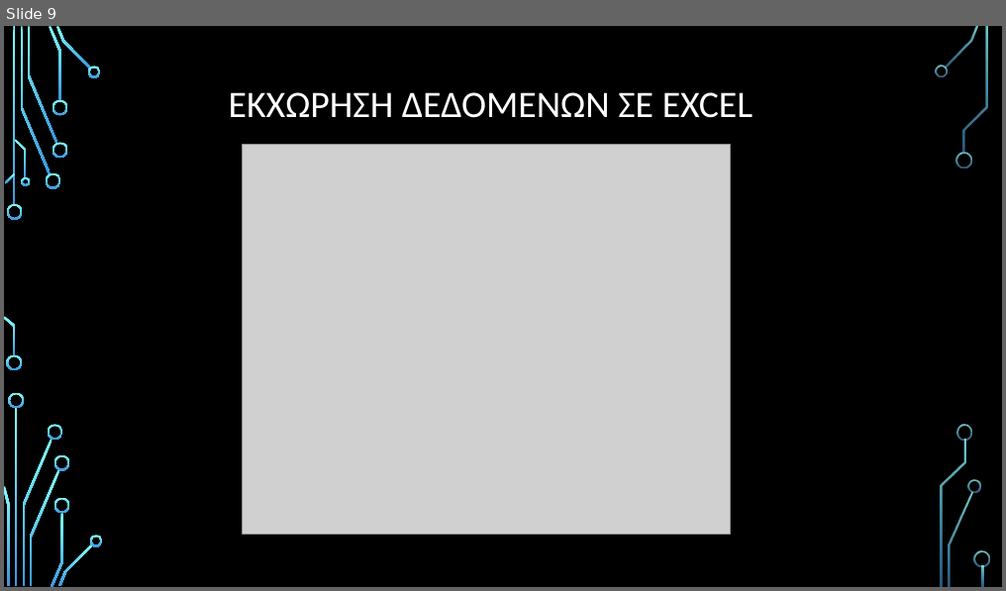
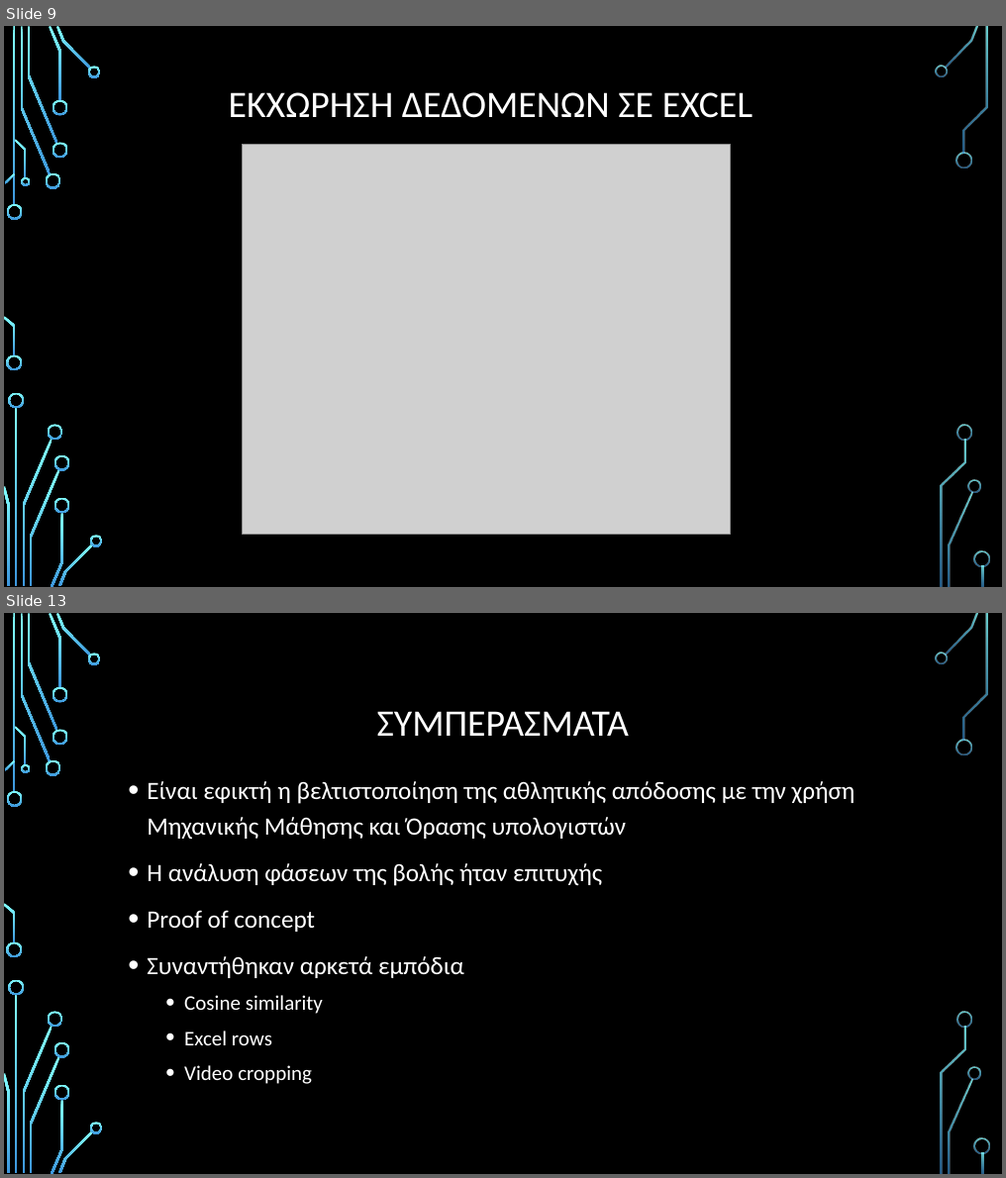
Before and after one commit to johny-kampe/Athletic-Performance-Optimization-Diploma-Thesis, a slide deck: Athletic Performance Optimization.pptx. Shown one above the other, each under a label of ours: slide 9 before the commit, slides 9 and 13 after it; the slides between them are not shown. The pictures are 1006x591 and 1006x1178 pixels, drawn with LibreOffice and Linux fonts; fonts in the diff are those of the drawing; grey boxes stand for pictures; background and template pictures are left out. Boxes give left, top, right and bottom in pixels: in the first picture for what was removed or moved away, otherwise in the second. Text is boxed around its words. In the diff, an @@ line names an element or a change of style, - is before the commit and + after.

```diff
--- a/Athletic Performance Optimization.pptx
+++ b/Athletic Performance Optimization.pptx
@@ slide 13 added at [4,613,1002,1174], background picture (left out); not listed: 36 template elements that a slide beside it also shows @@
@@ title added at [377,711,629,736], 36 pt, text #FFFFFF @@
+ΣΥΜΠΕΡΑΣΜΑΤΑ
@@ text added at [147,781,855,1084], 24 pt, text #FFFFFF @@
+• Είναι εφικτή η βελτιστοποίηση της αθλητικής απόδοσης με την χρήση Μηχανικής Μάθησης και Όρασης υπολογιστών
+• Η ανάλυση φάσεων της βολής ήταν επιτυχής
+• Proof of concept
+• Συναντήθηκαν αρκετά εμπόδια
+  • Cosine similarity
+  • Excel rows
+  • Video cropping
```
Also in this commit, not shown: 3 slides changed, 5 other slides added, 4 slides removed.
